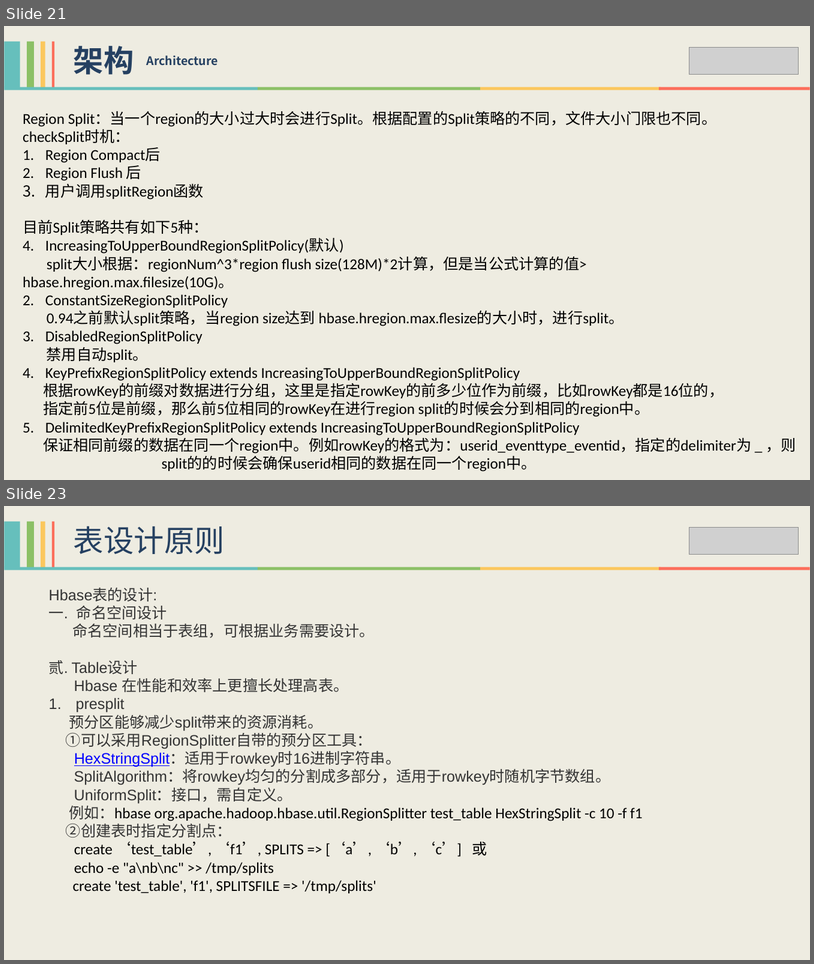
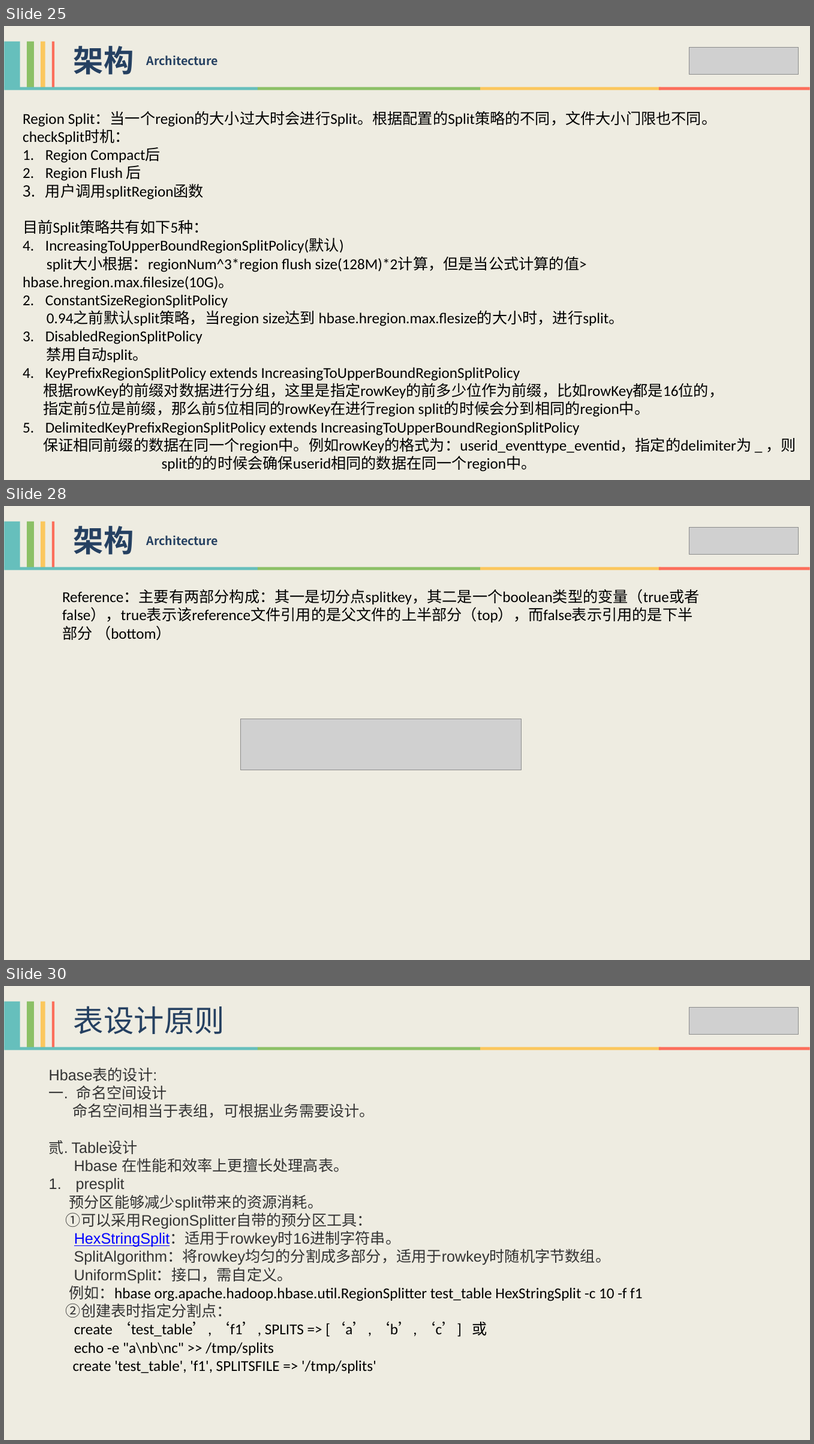
Before and after one commit to xiaoguoqiang/data, a slide deck: HBase技术分享-李强.pptx. Shown one above the other, each under a label of ours: slides 21 and 23 before the commit, slides 25, 28 and 30 after it; the slides between them are not shown. The pictures are 814x964 and 814x1444 pixels, drawn with LibreOffice and Linux fonts; fonts in the diff are those of the drawing; grey boxes stand for pictures. Boxes give left, top, right and bottom in pixels: in the first picture for what was removed or moved away, otherwise in the second. Text is boxed around its words. In the diff, an @@ line names an element or a change of style, - is before the commit and + after.

```diff
--- a/HBase技术分享-李强.pptx
+++ b/HBase技术分享-李强.pptx
@@ slide 28 added at <box>4,506,810,960</box>, background #EEECE1 @@
@@ group added at <box>4,521,54,567</box>: 4 rectangles @@
@@ text added at <box>74,526,134,555</box>, 36 pt, text #254061, bold @@
+架构
@@ text added at <box>146,535,218,546</box>, 14 pt, text #254061, bold @@
+Architecture
@@ picture added at <box>690,527,799,555</box> @@
@@ group added at <box>4,567,810,570</box>: 4 rectangles @@
@@ text added at <box>62,590,699,640</box>, 18 pt, text #000000 @@
+Reference：主要有两部分构成：其一是切分点splitkey，其二是一个boolean类型的变量（true或者false），true表示该reference文件引用的是父文件的上半部分（top），而false表示引用的是下半部分 （bottom）
@@ picture added at <box>240,718,521,769</box> @@
@@ what was slide 21 is now slide 25 @@
@@ what was slide 23 is now slide 30 @@
```
Also in this commit, not shown: 4 slides changed, 6 other slides added.
